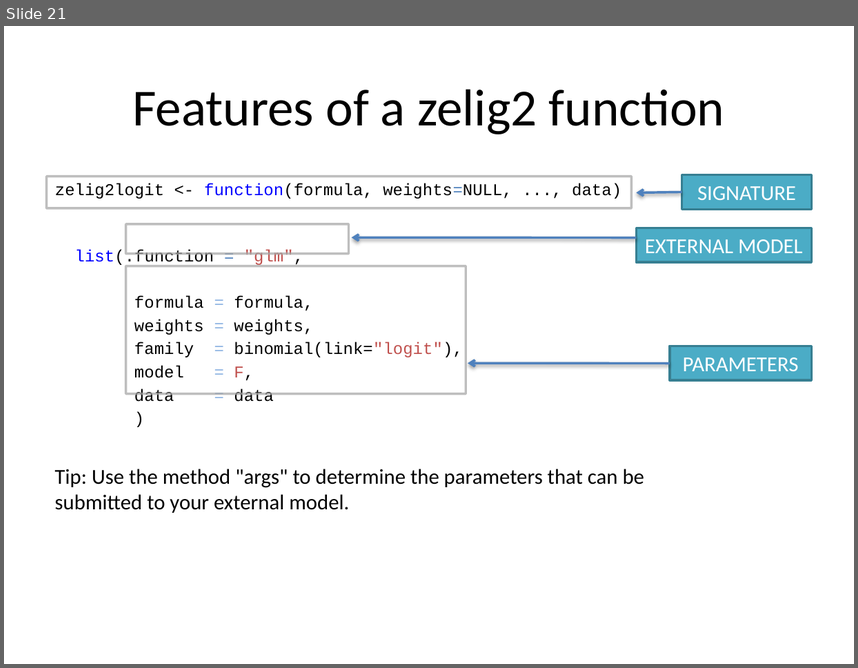
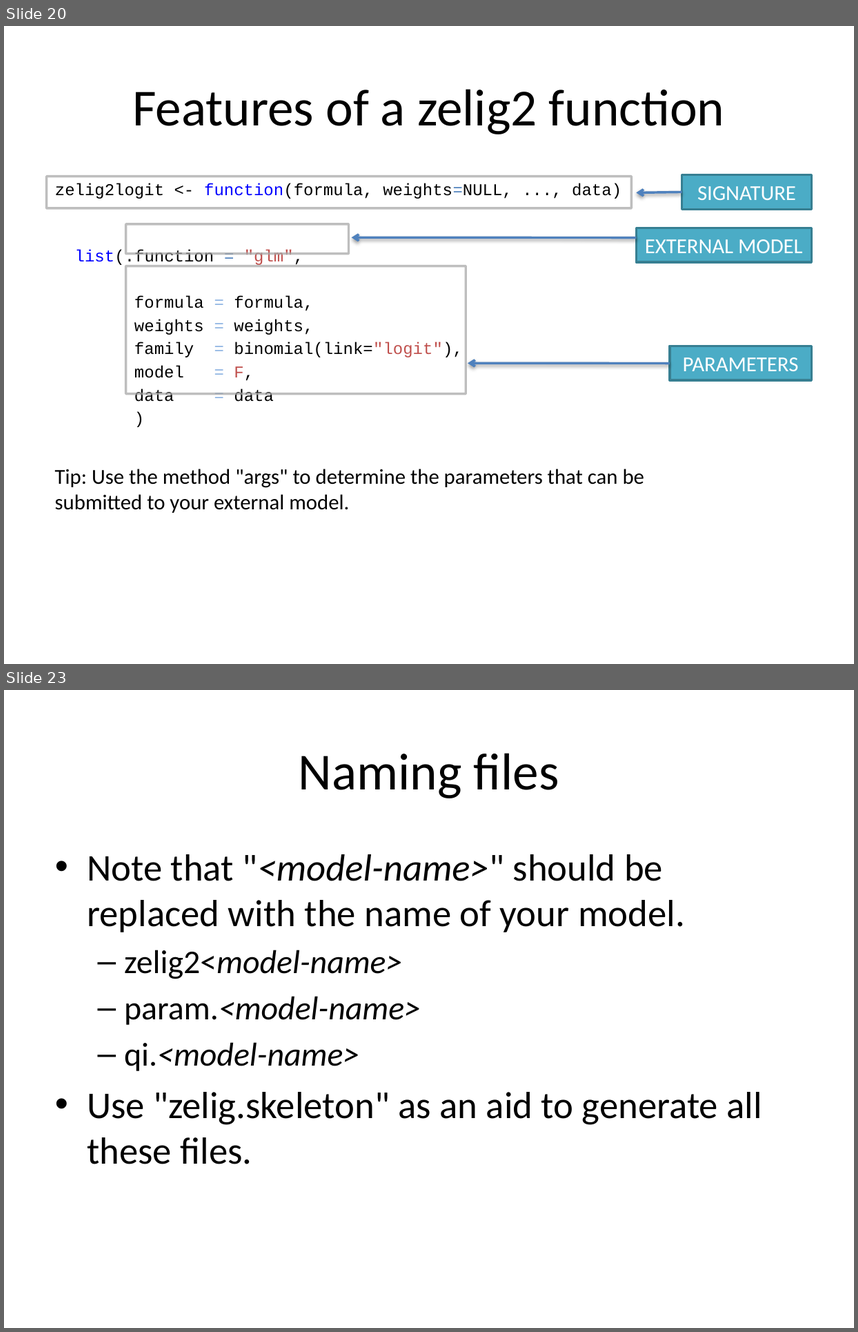
Before and after one commit to IQSS/Zelig4-Documentation, a slide deck: January-Class/Zelig4_zelig2.pptx. Shown one above the other, each under a label of ours: slide 21 before the commit, slides 20 and 23 after it; the slides between them are not shown. The pictures are 858x668 and 858x1332 pixels, drawn with LibreOffice and Linux fonts; fonts in the diff are those of the drawing. Boxes give left, top, right and bottom in pixels: in the first picture for what was removed or moved away, otherwise in the second. Text is boxed around its words. In the diff, an @@ line names an element or a change of style, - is before the commit and + after.

```diff
--- a/January-Class/Zelig4_zelig2.pptx
+++ b/January-Class/Zelig4_zelig2.pptx
@@ slide 23 added at (x1=4, y1=690, x2=854, y2=1328), background #FFFFFF @@
@@ title added at (x1=299, y1=753, x2=559, y2=798), 44 pt, text #000000 @@
+Naming files
@@ text added at (x1=87, y1=854, x2=762, y2=1164), 32 pt, text #000000 @@
+• Note that "<model-name>" should be replaced with the name of your model.
+  – zelig2<model-name>
+  – param.<model-name>
+  – qi.<model-name>
+• Use "zelig.skeleton" as an aid to generate all these files.
@@ what was slide 21 is now slide 20 @@
```
Also in this commit, not shown: 5 other slides added, 3 other files.
